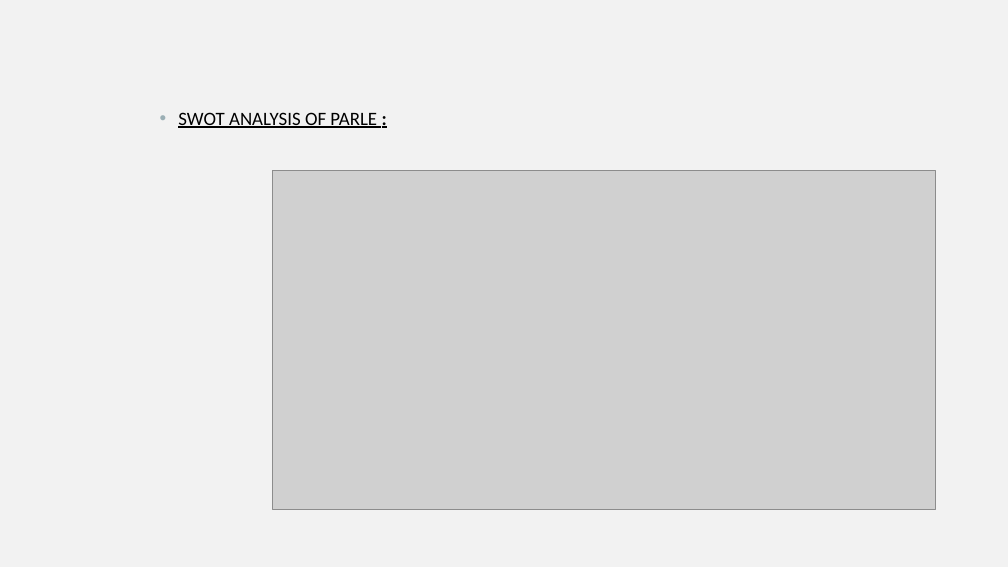
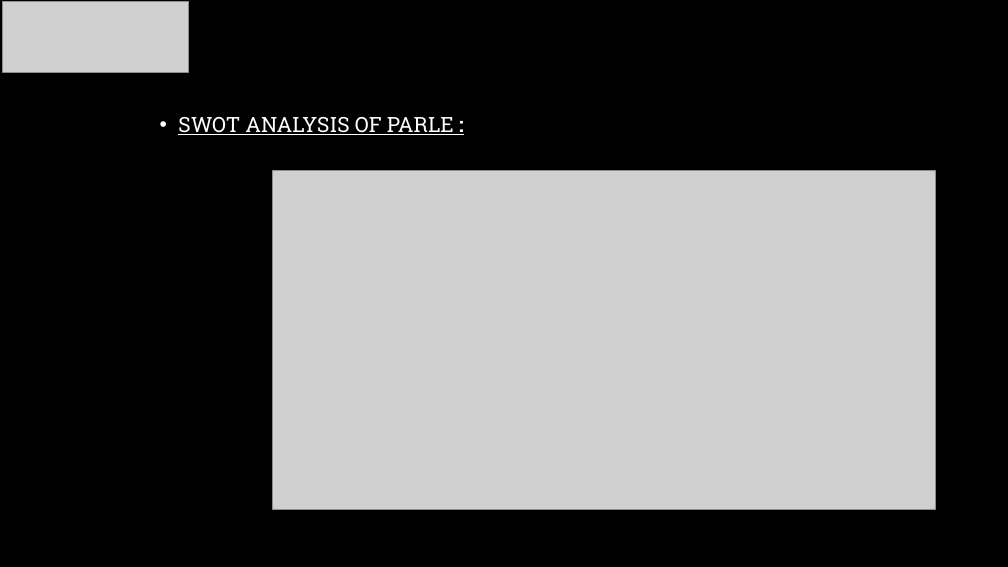
Before and after one commit to Sharfrajhyderbasha/digital-marketing-phase-2--britannia, a slide deck: slide 8 of BRITANNIA_PPT[2] susa sharfraj 1.pptx. Drawn at 1008x567 pixels with LibreOffice and Linux fonts; fonts in the diff are those of the drawing; grey boxes stand for pictures; background and template pictures are left out. Boxes give left, top, right and bottom in pixels: in the first picture for what was removed or moved away, otherwise in the second. Text is boxed around its words. In the diff, an @@ line names an element or a change of style, - is before the commit and + after.

```diff
--- a/BRITANNIA_PPT[2] susa sharfraj 1.pptx
+++ b/BRITANNIA_PPT[2] susa sharfraj 1.pptx
@@ background #F2F2F2 to picture (left out) @@
@@ picture added at <box>2,2,188,72</box> @@
@@ text "SWOT ANALYSIS OF PARLE :" at <box>178,117,454,135</box>: size 18 to 20 pt, font Calibri to Roboto Slab, text colour #000000 to #FFFFFF; line spacing 1 to 1.2 @@
```
Also in this commit, not shown: 14 other slides changed, 2 slides added, 1 slide removed.
